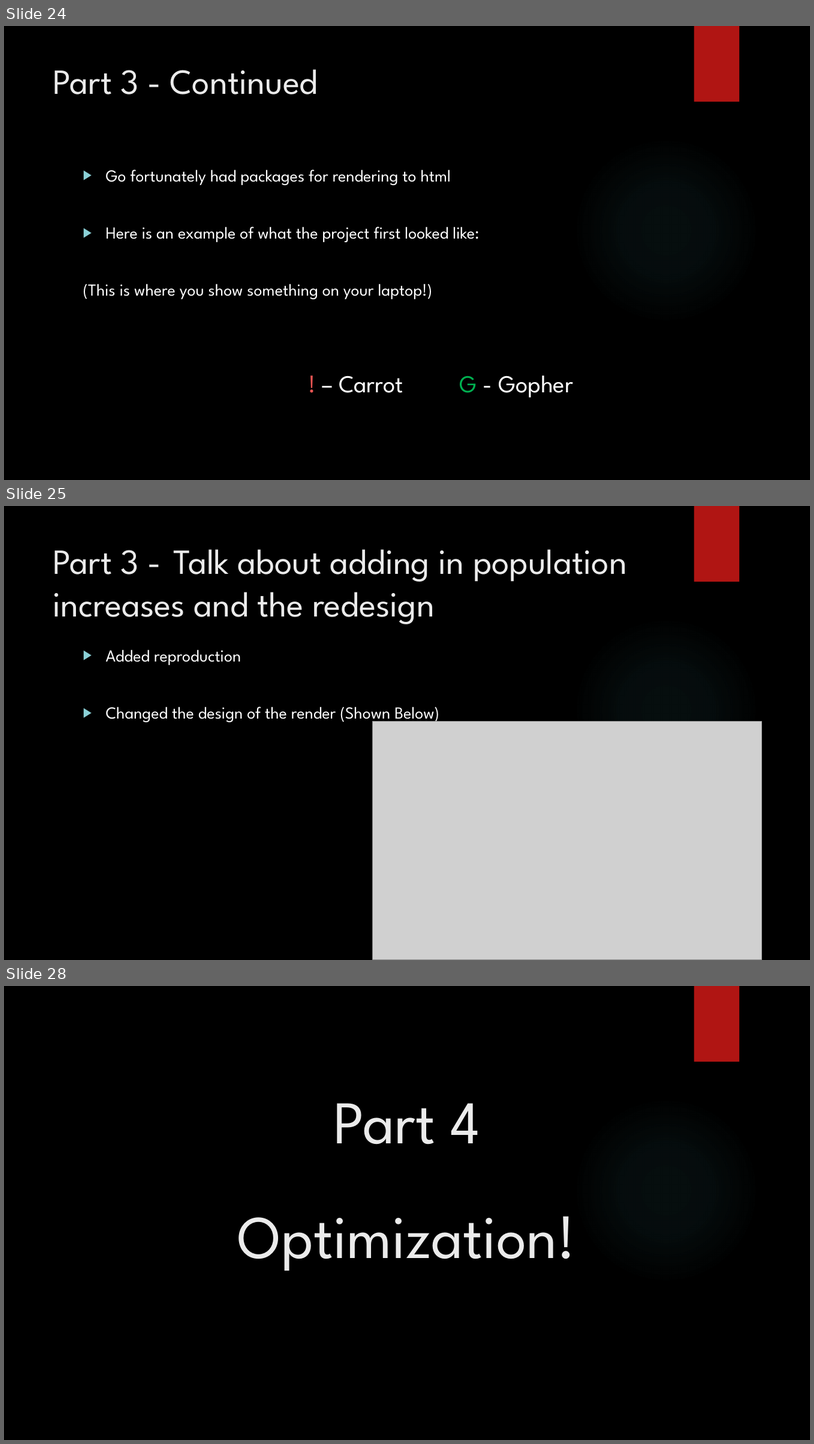
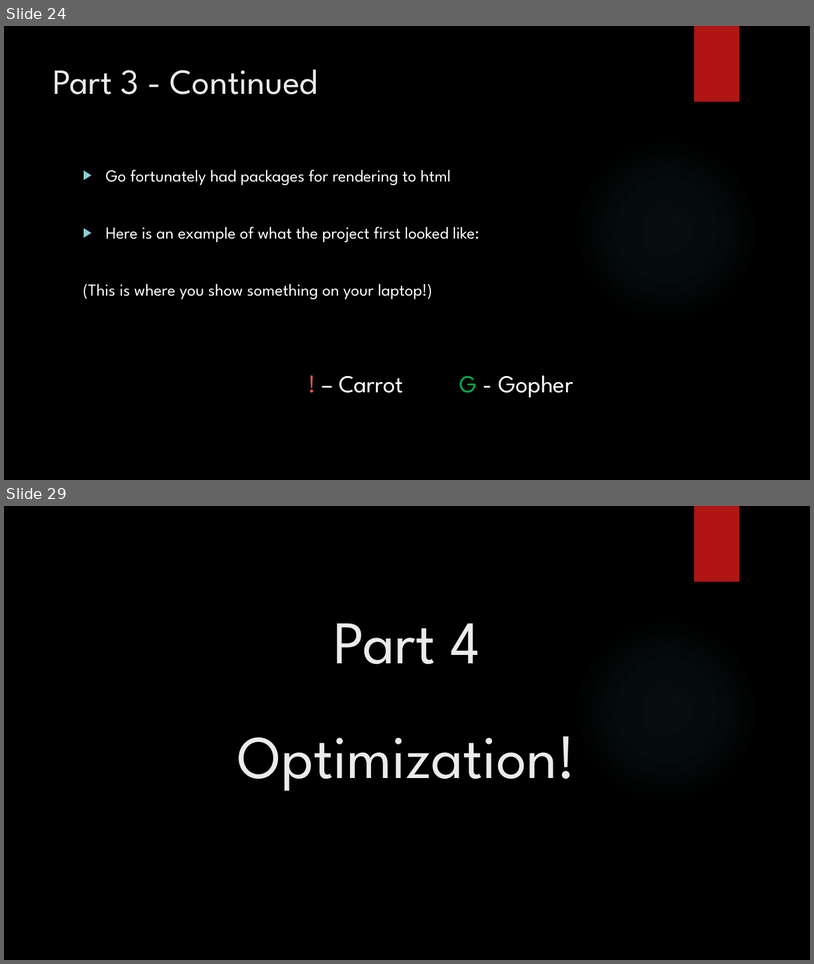
Before and after one commit to jaminologist/GopherLife, a slide deck: GopherLife.pptx. Shown one above the other, each under a label of ours: slides 24, 25 and 28 before the commit, slides 24 and 29 after it; the slides between them are not shown. The pictures are 814x1444 and 814x964 pixels, drawn with LibreOffice and Linux fonts; fonts in the diff are those of the drawing; grey boxes stand for pictures; background and template pictures are left out. Boxes give left, top, right and bottom in pixels: in the first picture for what was removed or moved away, otherwise in the second. Text is boxed around its words. In the diff, an @@ line names an element or a change of style, - is before the commit and + after.

```diff
--- a/GopherLife.pptx
+++ b/GopherLife.pptx
@@ slide 25 removed at [4, 506, 810, 960], background picture (left out); not listed: 2 template elements that a slide beside it also shows @@
@@ title removed at [53, 549, 627, 624] @@
-Part 3 - Talk about adding in population increases and the redesign
@@ text removed at [106, 649, 440, 724] @@
-▶ Added reproduction
-▶ Changed the design of the render (Shown Below)
@@ picture removed at [373, 721, 762, 960] @@
@@ what was slide 28 is now slide 29 @@
```
Also in this commit, not shown: 1 slide changed, 3 slides added, 1 other slide removed.
